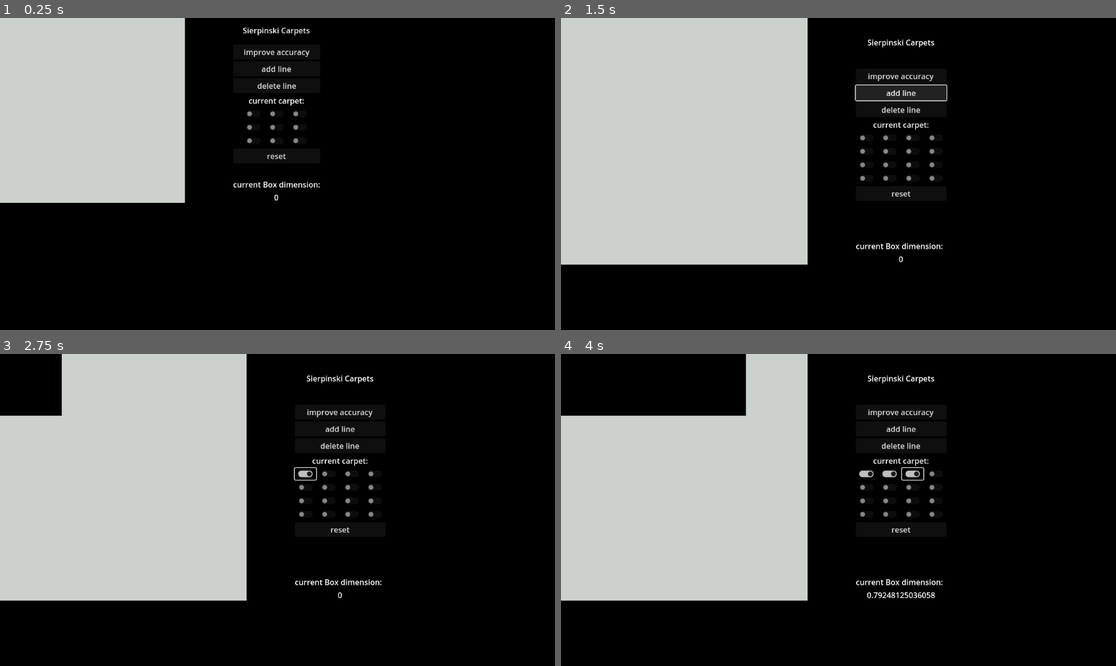
Above: before the commit, frames 1-4 (two rows, left to right).
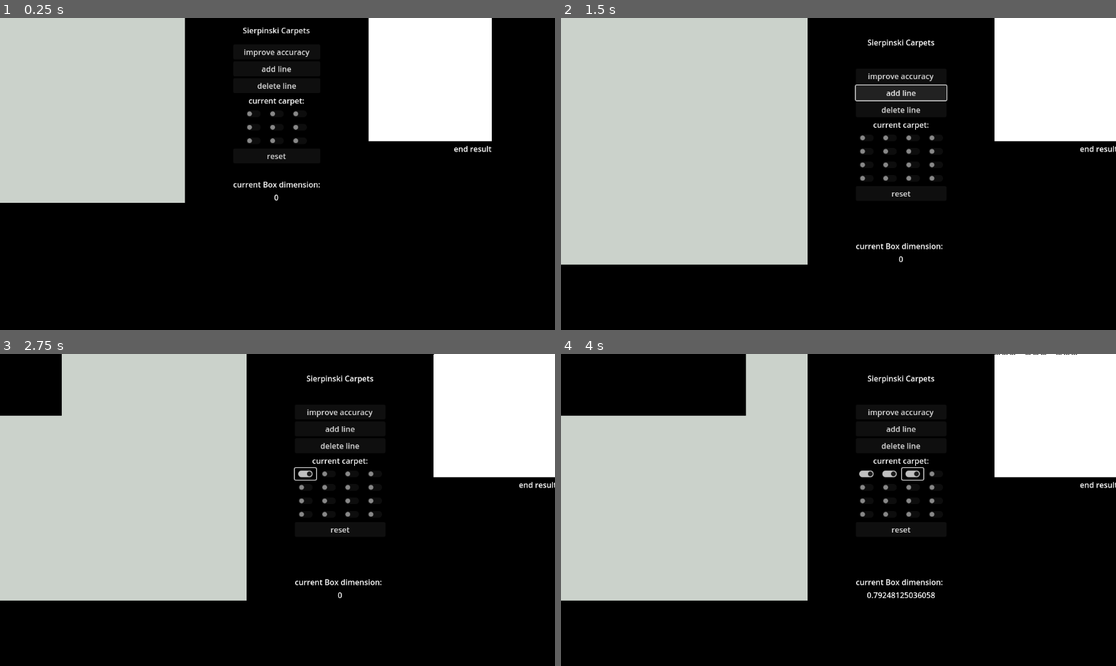
Above: after the commit, the same moments.

Repository: Anomasie/SierpinskiCarpets
Game: Godot game, scene res://GUI/Screen.tscn
Same seed, same stepped clock (60 frames per second), same inputs: the game is played once before the commit and once after it. Before the commit the project starts from res://carpets/Screen.tscn.
Inputs (mouse positions are in pixels of both pictures, inside the frame that each line leads up to):
- Up to frame 1 (0.25 s): no input
- Up to frame 2 (1.5 s): click "improve accuracy" at 0.5 s; click "add line" at 1.25 s
- Up to frame 3 (2.75 s): click (305, 472) at 2 s
- Up to frame 4 (4 s): click (888, 472) at 2.75 s; click (910, 472) at 3.5 s

The runs differ from the first frame. In frame 1, 8.9% of the frame differs, in the area x 66-89%, y 0-43%; in frame 2, 8.8%; in frame 3, 8.8%; in frame 4, 8.8%.

Commit message:
construction with sequences

Diff:
--- a/carpets/CarpetSelection.tscn
+++ b/GUI/CarpetSelection.tscn
@@ -1,11 +1,11 @@
 [gd_scene load_steps=2 format=3 uid="uid://cnbnf33hrtpop"]
 
-[ext_resource type="Script" path="res://carpets/CarpetSelection.gd" id="1_whlym"]
+[ext_resource type="Script" path="res://GUI/CarpetSelection.gd" id="1_bt26a"]
 
 [node name="CurrentCarpet" type="GridContainer"]
 size_flags_horizontal = 4
 columns = 3
-script = ExtResource("1_whlym")
+script = ExtResource("1_bt26a")
 
 [node name="Q1" type="CheckButton" parent="."]
 layout_mode = 2
--- a/carpets/GUICarpets.gd
+++ b/GUI/GUICarpets.gd
@@ -1,6 +1,8 @@
 extends HBoxContainer
 
-@onready var Carpet = $Carpet # actual carpet
+# actual carpets
+@onready var CarpetScr = $CarpetScr
+@onready var CarpetSeq = $CarpetSeqBox/CarpetSeq
 @onready var CarpetSelection = $Options/CarpetSelection # options on the right
 @onready var BoxDim = $Options/BoxDim
 
@@ -9,32 +11,42 @@
 	_on_carpet_selection_new_carpet()
 
 func _on_button_pressed():
-	Carpet.insert_self()
+	CarpetScr.insert_self()
 
 func _new_line_pressed():
 	# carpet
-	Carpet.add_line()
+	CarpetScr.add_line()
 	# carpet selection buttons
 	CarpetSelection.add_line()
 	# reset current carpet to empty
 	_on_reset_pressed()
 
 func _del_line_pressed():
-	if Carpet.columns > 0:
-		Carpet.delete_line()
+	if CarpetScr.columns > 0:
+		CarpetScr.delete_line()
 		CarpetSelection.delete_line()
 	_on_reset_pressed()
 
+func get_coding(cells, k):
+	var coding = []
+	for cell in cells:
+		coding.append(Vector2(cell % k, float(int(cell / k)) ))
+	return coding
+
 func _on_carpet_selection_new_carpet():
 	var marked_cells = CarpetSelection.marked_cells()
-	Carpet.load_coding(marked_cells)
+	var marked_coding = get_coding(marked_cells, CarpetSelection.columns)
+	# draw screenshot-carpet
+	CarpetScr.load_coding(marked_cells)
+	# draw sequence-carpet
+	CarpetSeq.draw_coding(marked_coding, CarpetSelection.columns)
 	# print box dimension
 	## if no marked cells: 0
 	if len(marked_cells) != 0:
-		BoxDim.text = str(log(len(marked_cells)) / log(Carpet.columns))
+		BoxDim.text = str(log(len(marked_cells)) / log(CarpetScr.columns))
 	else:
 		BoxDim.text = str(0)
 
 func _on_reset_pressed():
-	Carpet.load_coding([])
+	CarpetScr.load_coding([])
 	CarpetSelection.load_coding([])
--- a/carpets/Screen.tscn
+++ b/GUI/Screen.tscn
@@ -1,20 +1,21 @@
-[gd_scene load_steps=4 format=3 uid="uid://bbavyravfa7pk"]
+[gd_scene load_steps=5 format=3 uid="uid://00d454c7f02u"]
 
-[ext_resource type="PackedScene" uid="uid://bu6hf6hxgvt05" path="res://carpets/Carpet.tscn" id="1_icmy7"]
-[ext_resource type="Script" path="res://carpets/GUICarpets.gd" id="1_ysbi1"]
-[ext_resource type="PackedScene" uid="uid://cnbnf33hrtpop" path="res://carpets/CarpetSelection.tscn" id="3_12gnp"]
+[ext_resource type="Script" path="res://GUI/GUICarpets.gd" id="1_o1fes"]
+[ext_resource type="PackedScene" uid="uid://bu6hf6hxgvt05" path="res://screenshots/CarpetScr.tscn" id="2_l1y2f"]
+[ext_resource type="PackedScene" uid="uid://cnbnf33hrtpop" path="res://GUI/CarpetSelection.tscn" id="3_x14br"]
+[ext_resource type="PackedScene" uid="uid://qtx3jibwwyey" path="res://sequences/CarpetSeq.tscn" id="4_mumtj"]
 
 [node name="Screen" type="MarginContainer"]
-offset_right = 40.0
-offset_bottom = 40.0
+offset_right = 1021.0
+offset_bottom = 384.0
 
 [node name="GUI" type="HBoxContainer" parent="."]
 custom_minimum_size = Vector2(800, 0)
 layout_mode = 2
 theme_override_constants/separation = 100
-script = ExtResource("1_ysbi1")
+script = ExtResource("1_o1fes")
 
-[node name="Carpet" parent="GUI" instance=ExtResource("1_icmy7")]
+[node name="CarpetScr" parent="GUI" instance=ExtResource("2_l1y2f")]
 layout_mode = 2
 
 [node name="Options" type="VBoxContainer" parent="GUI"]
@@ -45,7 +46,7 @@
 text = "current carpet:"
 horizontal_alignment = 1
 
-[node name="CarpetSelection" parent="GUI/Options" instance=ExtResource("3_12gnp")]
+[node name="CarpetSelection" parent="GUI/Options" instance=ExtResource("3_x14br")]
 layout_mode = 2
 
 [node name="ResetButton" type="Button" parent="GUI/Options"]
@@ -65,6 +66,20 @@
 horizontal_alignment = 1
 vertical_alignment = 1
 
+[node name="CarpetSeqBox" type="VBoxContainer" parent="GUI"]
+layout_mode = 2
+
+[node name="CarpetSeq" parent="GUI/CarpetSeqBox" instance=ExtResource("4_mumtj")]
+layout_mode = 2
+size_flags_horizontal = 0
+size_flags_vertical = 0
+
+[node name="Label" type="Label" parent="GUI/CarpetSeqBox"]
+layout_mode = 2
+text = "end result"
+horizontal_alignment = 2
+autowrap_mode = 3
+
 [connection signal="pressed" from="GUI/Options/AccuracyButton" to="GUI" method="_on_button_pressed"]
 [connection signal="pressed" from="GUI/Options/AddLineButton" to="GUI" method="_new_line_pressed"]
 [connection signal="pressed" from="GUI/Options/DelLineButton" to="GUI" method="_del_line_pressed"]
--- a/project.godot
+++ b/project.godot
@@ -11,7 +11,7 @@
 [application]
 
 config/name="Sierpinski Carpets"
-run/main_scene="res://carpets/Screen.tscn"
+run/main_scene="res://GUI/Screen.tscn"
 config/features=PackedStringArray("4.0", "GL Compatibility")
 boot_splash/bg_color=Color(0, 0, 0, 1)
 config/icon="res://assets/favicon.png"
--- a/carpets/Carpet.tscn
+++ b/screenshots/CarpetScr.tscn
@@ -1,7 +1,7 @@
 [gd_scene load_steps=3 format=3 uid="uid://bu6hf6hxgvt05"]
 
-[ext_resource type="Script" path="res://carpets/VPContainer.gd" id="2_edwtn"]
-[ext_resource type="Texture2D" uid="uid://c3sqdnrru6ovi" path="res://assets/quad.png" id="3_xxjod"]
+[ext_resource type="Script" path="res://screenshots/VPContainer.gd" id="1_rxud0"]
+[ext_resource type="Texture2D" uid="uid://c3sqdnrru6ovi" path="res://assets/quad.png" id="2_oju5h"]
 
 [node name="VPContainer" type="GridContainer"]
 clip_contents = true
@@ -10,40 +10,40 @@
 theme_override_constants/h_separation = 0
 theme_override_constants/v_separation = 0
 columns = 3
-script = ExtResource("2_edwtn")
+script = ExtResource("1_rxud0")
 
 [node name="Q1" type="TextureRect" parent="."]
 layout_mode = 2
-texture = ExtResource("3_xxjod")
+texture = ExtResource("2_oju5h")
 
 [node name="Q2" type="TextureRect" parent="."]
 layout_mode = 2
-texture = ExtResource("3_xxjod")
+texture = ExtResource("2_oju5h")
 
 [node name="Q3" type="TextureRect" parent="."]
 layout_mode = 2
-texture = ExtResource("3_xxjod")
+texture = ExtResource("2_oju5h")
 
 [node name="Q4" type="TextureRect" parent="."]
 layout_mode = 2
-texture = ExtResource("3_xxjod")
+texture = ExtResource("2_oju5h")
 
 [node name="Q5" type="TextureRect" parent="."]
 layout_mode = 2
-texture = ExtResource("3_xxjod")
+texture = ExtResource("2_oju5h")
 
 [node name="Q6" type="TextureRect" parent="."]
 layout_mode = 2
-texture = ExtResource("3_xxjod")
+texture = ExtResource("2_oju5h")
 
 [node name="Q7" type="TextureRect" parent="."]
 layout_mode = 2
-texture = ExtResource("3_xxjod")
+texture = ExtResource("2_oju5h")
 
 [node name="Q8" type="TextureRect" parent="."]
 layout_mode = 2
-texture = ExtResource("3_xxjod")
+texture = ExtResource("2_oju5h")
 
 [node name="Q9" type="TextureRect" parent="."]
 layout_mode = 2
-texture = ExtResource("3_xxjod")
+texture = ExtResource("2_oju5h")
--- /dev/null
+++ b/sequences/CarpetSeq.tscn
@@ -0,0 +1,12 @@
+[gd_scene load_steps=3 format=3 uid="uid://qtx3jibwwyey"]
+
+[ext_resource type="Texture2D" uid="uid://jchugfy84xci" path="res://assets/white.png" id="1_ee2vg"]
+[ext_resource type="Script" path="res://sequences/Texture.gd" id="1_peyd8"]
+
+[node name="Fractal" type="TextureRect"]
+offset_right = 333.0
+offset_bottom = 297.0
+size_flags_horizontal = 4
+size_flags_vertical = 4
+texture = ExtResource("1_ee2vg")
+script = ExtResource("1_peyd8")
--- /dev/null
+++ b/sequences/Texture.gd
@@ -0,0 +1,35 @@
+extends TextureRect
+
+const SIZE = 256
+var k = 3.0
+var coding = [Vector2(1.0,0), Vector2(1.0,1.0), Vector2(0,1.0), Vector2(1.0,2.0), Vector2(2.0,1.0)]
+
+func _ready():
+	draw_coding()
+
+func draw(array, n, N):
+	if n > N:
+		return array
+	else:
+		var new_array = []
+		for entry in array:
+			for code in coding:
+				new_array.append(entry + code * k ** (-n))
+		return draw(new_array, n+1, N)
+
+func draw_coding(new_coding = coding, new_k = k):
+	coding = new_coding
+	k = float(new_k)
+	# create empty image
+	var image = empty_image(SIZE, SIZE)
+	var N = ceil(log(SIZE) / log(k)) # accuracy
+	# add ponts to image
+	for point in draw(coding, 1, N):
+		image.set_pixel(point.x * SIZE / k, point.y * SIZE / k, Color.BLACK)
+	# set image
+	self.set_texture(ImageTexture.create_from_image(image))
+
+func empty_image(sizex, sizey):
+	var image = Image.create(sizex, sizey, false, Image.FORMAT_RGB8)
+	image.fill(Color("#ffffff"))
+	return image
Renamed: carpets/CarpetSelection.gd -> GUI/CarpetSelection.gd
Binary file added: assets/white.png
Not shown, added: assets/white.png.import
Renamed: carpets/VPContainer.gd -> screenshots/VPContainer.gd
